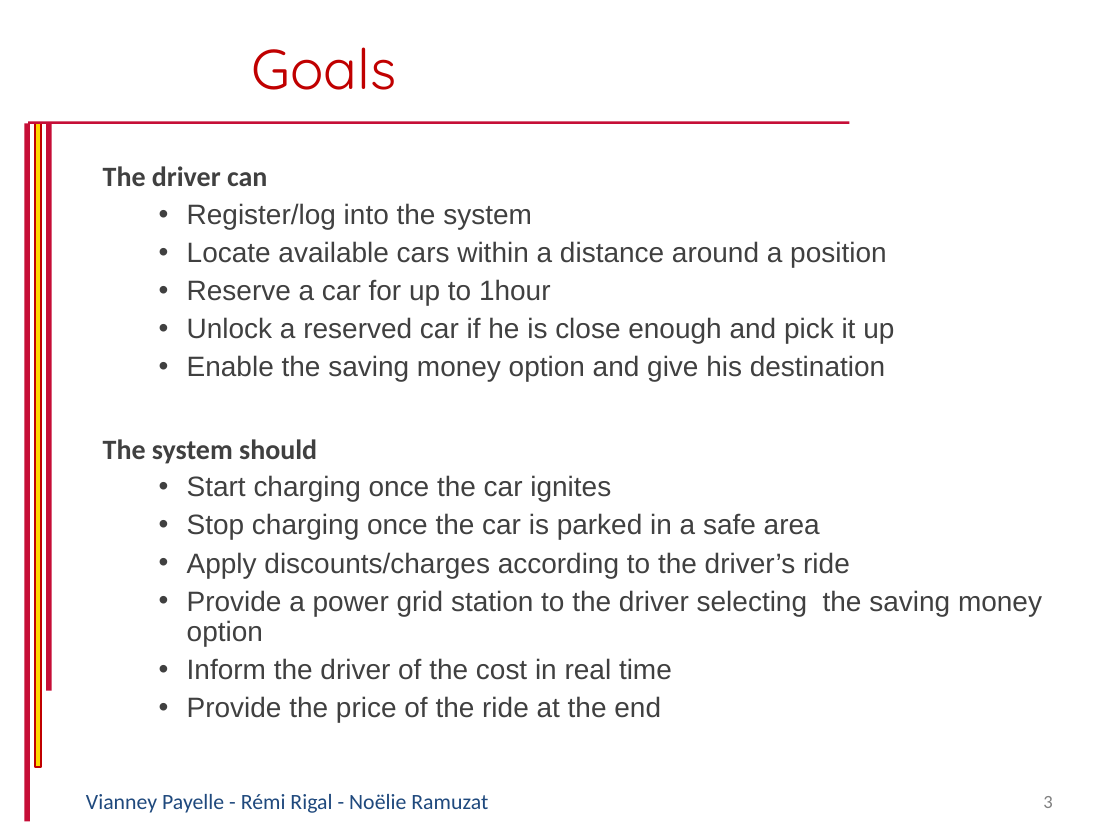
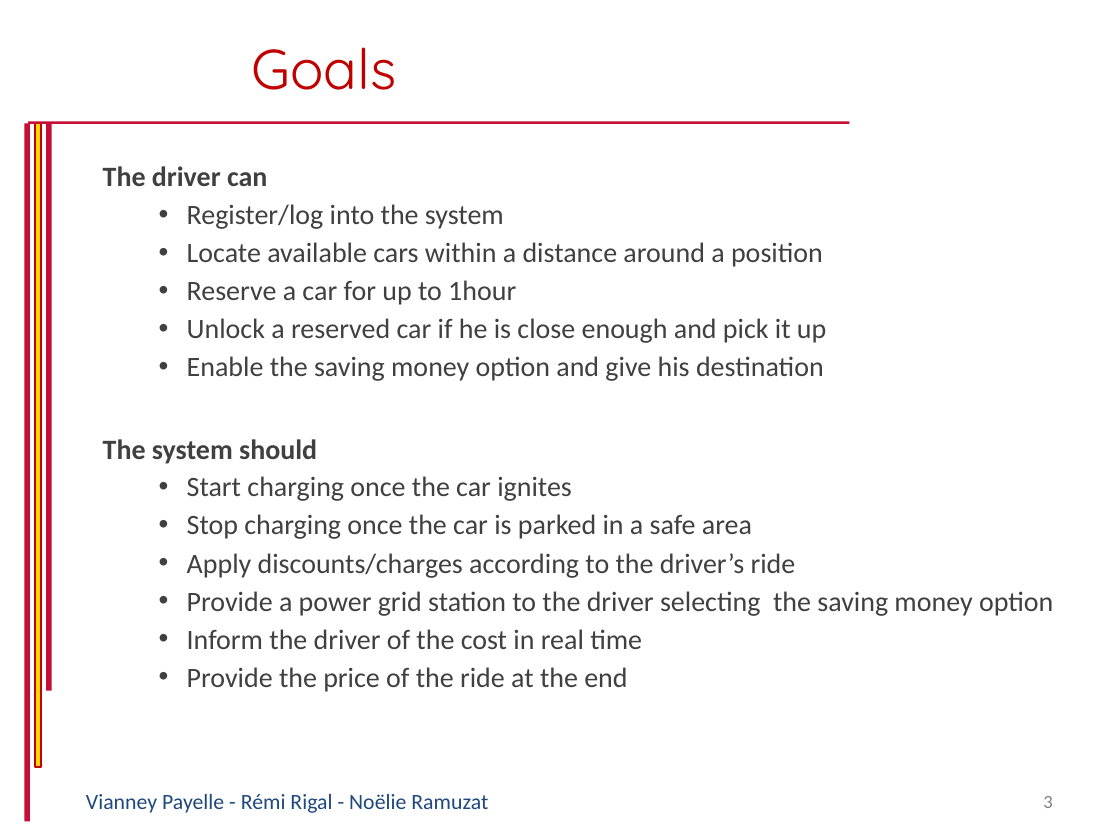
Before and after one commit to RemiRigal/Project-Software-Engineering-2, a slide deck: slide 3 of Presentations/Presentation PowerEnjoy - RASD.pptx. Drawn at 1120x840 pixels with LibreOffice and Linux fonts; fonts in the diff are those of the drawing; background and template pictures are left out. Boxes give left, top, right and bottom in pixels: in the first picture for what was removed or moved away, otherwise in the second. Text is boxed around its words. In the diff, an @@ line names an element or a change of style, - is before the commit and + after.

```diff
--- a/Presentations/Presentation PowerEnjoy - RASD.pptx
+++ b/Presentations/Presentation PowerEnjoy - RASD.pptx
@@ subtitle at [187, 204, 1053, 692]: font Arial to Calibri @@
```
Also in this commit, not shown: 2 other slides changed, 1 slide added, 1 other file.
